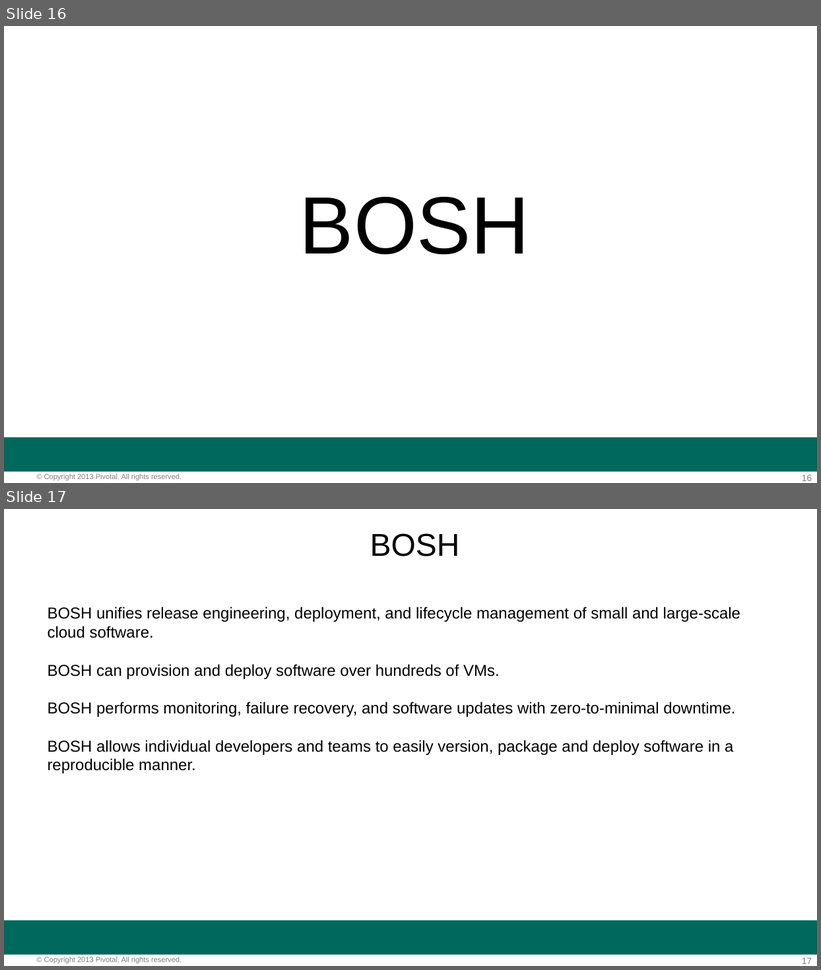
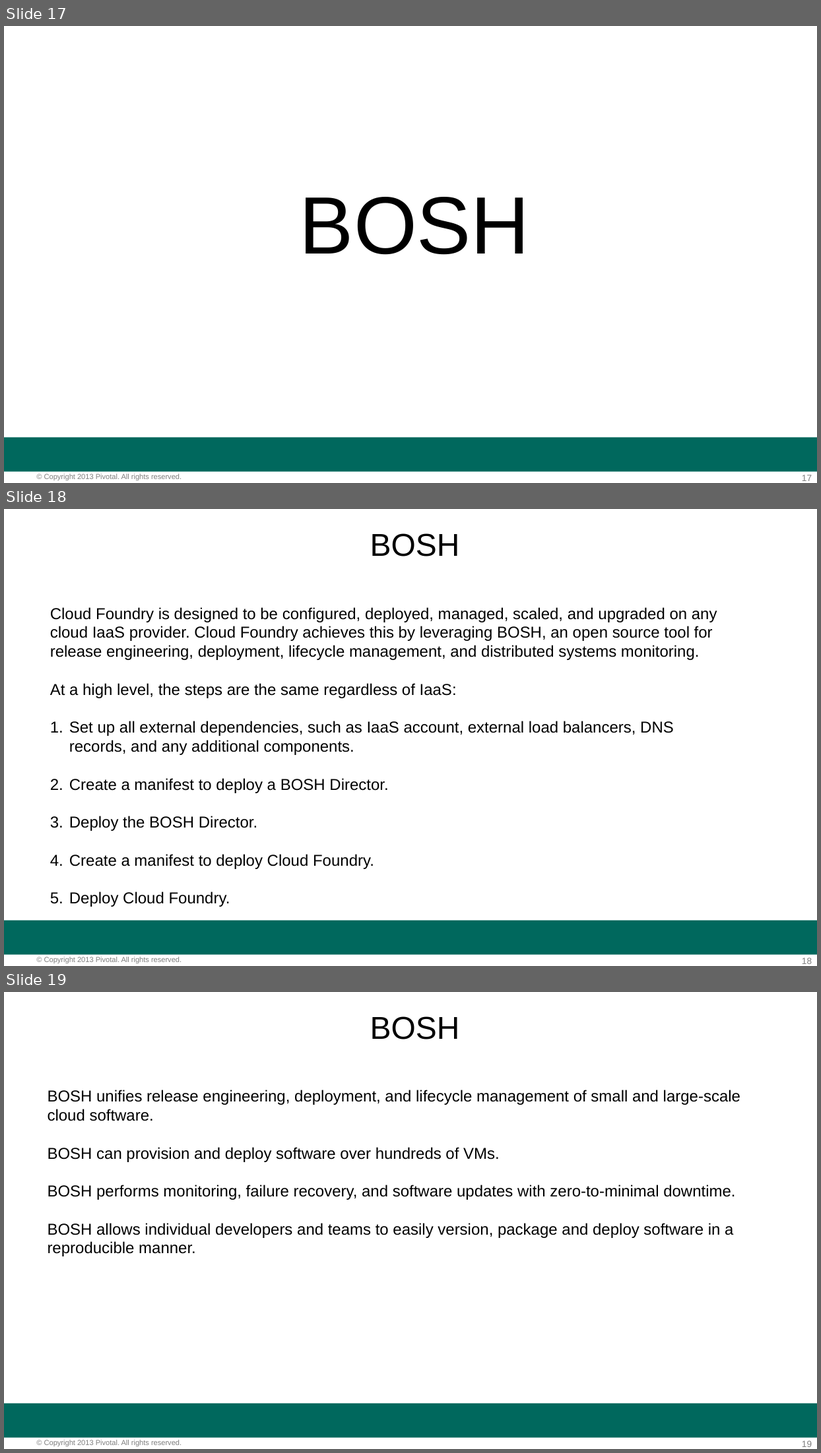
Before and after one commit to amitgandotra/extra, a slide deck: Hour_of_Power_v2.pptx. Shown one above the other, each under a label of ours: slides 16 and 17 before the commit, slides 17, 18 and 19 after it. The pictures are 821x970 and 821x1453 pixels, drawn with LibreOffice and Linux fonts; fonts in the diff are those of the drawing; background and template pictures are left out. Boxes give left, top, right and bottom in pixels: in the first picture for what was removed or moved away, otherwise in the second. Text is boxed around its words. In the diff, an @@ line names an element or a change of style, - is before the commit and + after.

```diff
--- a/Hour_of_Power_v2.pptx
+++ b/Hour_of_Power_v2.pptx
@@ slide 18 added at (4, 509, 817, 966), background #FFFFFF; not listed: 3 template elements that a slide beside it also shows @@
@@ text added at (370, 533, 460, 557), 28 pt, text #000000 @@
+BOSH
@@ text added at (50, 607, 717, 907), 14 pt, text #000000 @@
+Cloud Foundry is designed to be configured, deployed, managed, scaled, and upgraded on any cloud IaaS provider. Cloud Foundry achieves this by leveraging BOSH, an open source tool for release engineering, deployment, lifecycle management, and distributed systems monitoring.
+At a high level, the steps are the same regardless of IaaS:
+1. Set up all external dependencies, such as IaaS account, external load balancers, DNS records, and any additional components.
+2. Create a manifest to deploy a BOSH Director.
+3. Deploy the BOSH Director.
+4. Create a manifest to deploy Cloud Foundry.
+5. Deploy Cloud Foundry.
@@ what was slide 16 is now slide 17 @@
@@ page number at (802, 475, 812, 481): text changed @@
-16
+17
@@ what was slide 17 is now slide 19 @@
@@ page number at (802, 1441, 812, 1447): text changed @@
-17
+19
```
Also in this commit, not shown: 1 slide changed, 1 other slide added, 1 slide removed.
